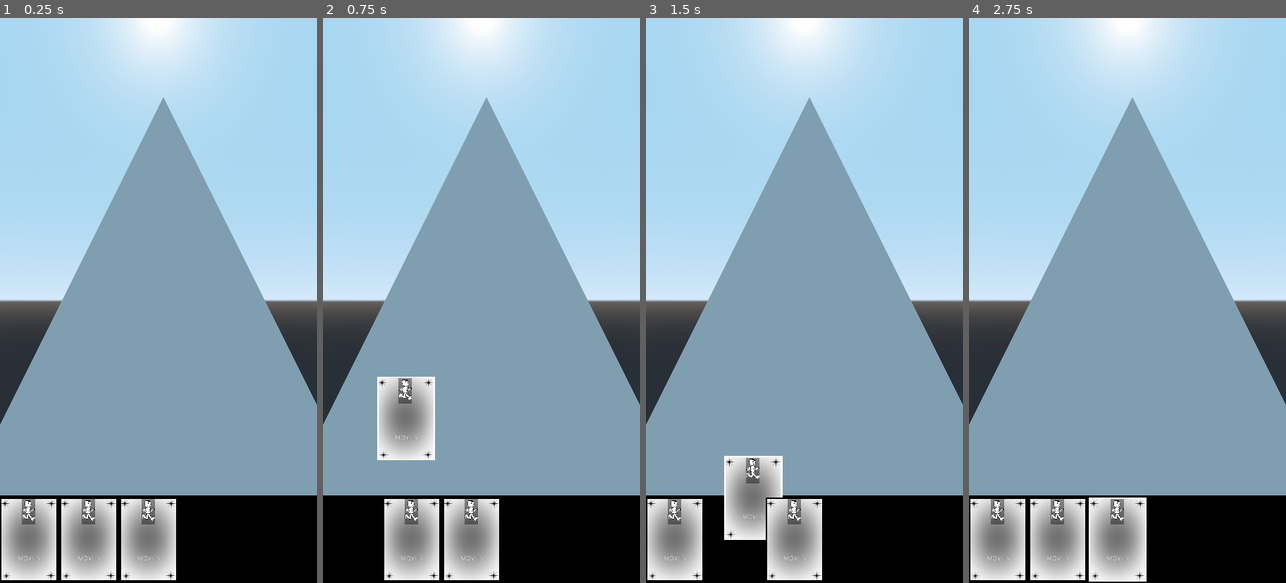
Above: before the commit, frames 1-4 (left to right).
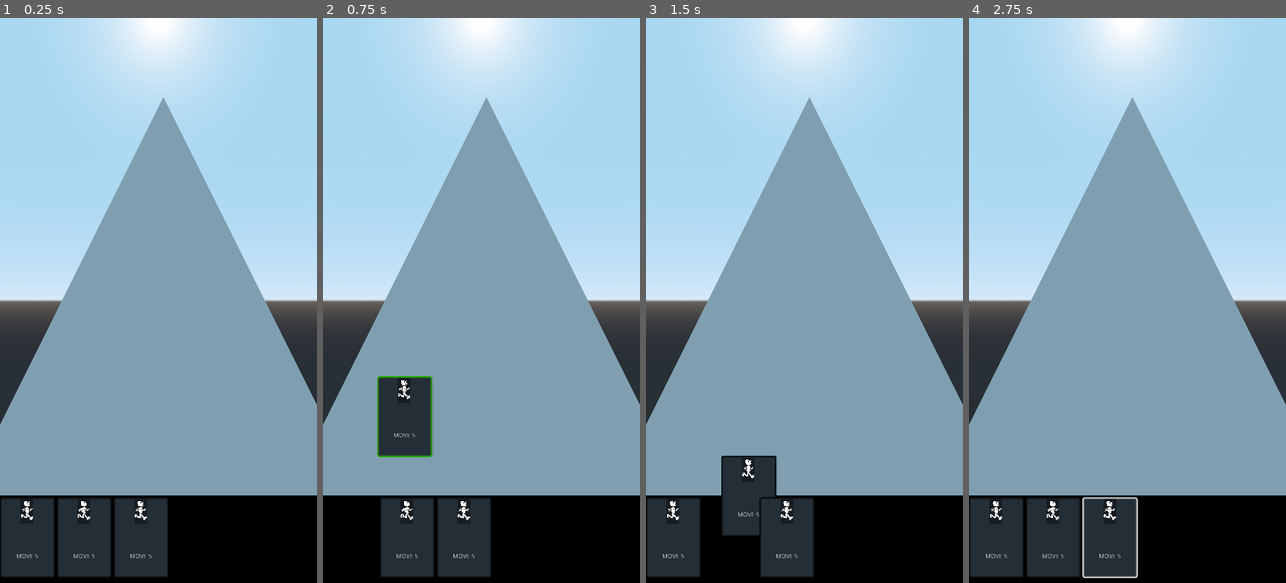
Above: after the commit, the same moments.

Repository: richardbonneau/space-rogue
Game: Godot game, scene res://Scenes/Main.tscn
Two runs of this game, one before a commit and one after it. Both use one fixed random seed, a clock stepped at 60 frames per second and the inputs below.
Inputs (mouse positions are in pixels of both pictures, inside the frame that each line leads up to):
- Up to frame 1 (0.25 s): no input
- Up to frame 2 (0.75 s): tap Enter at 0.5 s; drag from (351, 537) to (513, 176) at 0.52 s
- Up to frame 3 (1.5 s): drag from (734, 537) to (788, 413) at 1.27 s
- Up to frame 4 (2.75 s): move the mouse to (1117, 537) at 2.02 s; click (1117, 537) at 2.17 s

The runs differ from the first frame. In frame 1, 7.8% of the frame differs, in the area x 0-56%, y 85-100%; in frame 2, 8.0%, in the area x 17-56%, y 63-100%; in frame 3, 7.6%; in frame 4, 7.9%.

Commit message:
still working on the deck

Diff:
--- a/Deck/Card.gd
+++ b/Deck/Card.gd
@@ -1,10 +1,13 @@
-extends ColorRect
+extends Panel
 
 var drag_position = null
 var position_before_drag = null
 
+
+
 func _ready():
 	position_before_drag = self.rect_position
+
 
 
 
@@ -20,11 +23,24 @@
 
 	if event is InputEventMouseMotion and drag_position:
 		rect_global_position = get_global_mouse_position() - drag_position
+		if rect_global_position.y < 900:
+			var node_new_style = self.get_stylebox("panel").duplicate()
+			node_new_style.set_border_color(Color("#29be05"))
+			self.add_stylebox_override("panel", node_new_style)
+		else:
+			var node_new_style = self.get_stylebox("panel").duplicate()
+			node_new_style.set_border_color(Color("000"))
+			self.add_stylebox_override("panel", node_new_style)
+
 
 
 func _on_Card_mouse_entered():
-	self.color = "fff"
+	var node_new_style = self.get_stylebox("panel").duplicate()
+	node_new_style.set_border_color(Color("fff"))
+	self.add_stylebox_override("panel", node_new_style)
 
 
 func _on_Card_mouse_exited():
-	self.color = "000"
+	var node_new_style = self.get_stylebox("panel").duplicate()
+	node_new_style.set_border_color(Color("000"))
+	self.add_stylebox_override("panel", node_new_style)
--- a/Deck/Card.tscn
+++ b/Deck/Card.tscn
@@ -1,24 +1,26 @@
-[gd_scene load_steps=4 format=2]
+[gd_scene load_steps=5 format=2]
 
 [ext_resource path="res://Sprites/mockcard.png" type="Texture" id=1]
 [ext_resource path="res://Sprites/stan2.png" type="Texture" id=2]
 [ext_resource path="res://Deck/Card.gd" type="Script" id=3]
+[ext_resource path="res://Deck/CardStyleBox.tres" type="StyleBox" id=4]
 
-[node name="Card" type="ColorRect"]
+[node name="Card" type="Panel"]
+margin_top = 0.44545
 margin_right = 125.0
-margin_bottom = 182.5
-rect_min_size = Vector2( 132, 190 )
-color = Color( 0, 0, 0, 1 )
+margin_bottom = 182.945
+rect_min_size = Vector2( 125, 182.5 )
+mouse_default_cursor_shape = 6
+custom_styles/panel = ExtResource( 4 )
 script = ExtResource( 3 )
 __meta__ = {
 "_edit_use_anchors_": false
 }
 
 [node name="CardFrame" type="TextureRect" parent="."]
-margin_left = 3.36357
-margin_top = 2.52266
-margin_right = 128.364
-margin_bottom = 187.523
+visible = false
+margin_right = 125.0
+margin_bottom = 182.5
 rect_min_size = Vector2( 125, 182.5 )
 texture = ExtResource( 1 )
 expand = true
--- /dev/null
+++ b/Deck/CardStyleBox.tres
@@ -0,0 +1,17 @@
+[gd_resource type="StyleBoxFlat" format=2]
+
+[resource]
+bg_color = Color( 0.145098, 0.184314, 0.219608, 1 )
+border_width_left = 5
+border_width_top = 5
+border_width_right = 5
+border_width_bottom = 5
+border_color = Color( 0, 0, 0, 1 )
+border_blend = true
+corner_radius_top_left = 5
+corner_radius_top_right = 5
+corner_radius_bottom_right = 5
+corner_radius_bottom_left = 5
+shadow_color = Color( 0, 0, 0, 0.113725 )
+shadow_size = 2
+shadow_offset = Vector2( 2, -1 )
--- a/Main.gd
+++ b/Main.gd
@@ -10,5 +10,15 @@
 func _on_Deck_mouse_exited():
 	print("leaving deck",held_object)
 	if held_object:
+		var node_new_style = held_object.get_stylebox("panel").duplicate()
+		node_new_style.set_border_color(Color("#43ce03"))
+		held_object.add_stylebox_override("panel", node_new_style)
 
-		held_object.color = "#43ce03"
+
+
+
+
+
+func _on_ScrollContainer_mouse_exited():
+	print("exit")
+	pass # Replace with function body.
--- a/Scenes/Deck.gd
+++ b/Scenes/Deck.gd
@@ -3,10 +3,4 @@
 
 
 func _ready():
-	fanCards()
-
-func fanCards():
-	for card in self.get_children():
-		print(card.get_size())
-		card.set_size(Vector2(100,100))
-		print(card.get_size())
+	pass
--- a/Scenes/Main.tscn
+++ b/Scenes/Main.tscn
@@ -41,21 +41,24 @@
 }
 
 [node name="Deck" type="HBoxContainer" parent="ColorRect/ScrollContainer"]
-margin_right = 404.0
-margin_bottom = 190.0
+margin_right = 383.0
+margin_bottom = 182.0
 script = ExtResource( 4 )
 
 [node name="Card" parent="ColorRect/ScrollContainer/Deck" instance=ExtResource( 2 )]
-margin_right = 132.0
-margin_bottom = 190.0
+margin_top = 0.0
+margin_bottom = 182.5
 
 [node name="Card2" parent="ColorRect/ScrollContainer/Deck" instance=ExtResource( 2 )]
-margin_left = 136.0
-margin_right = 268.0
-margin_bottom = 190.0
+margin_left = 129.0
+margin_top = 0.0
+margin_right = 254.0
+margin_bottom = 182.5
 
 [node name="Card3" parent="ColorRect/ScrollContainer/Deck" instance=ExtResource( 2 )]
-margin_left = 272.0
-margin_right = 404.0
-margin_bottom = 190.0
-[connection signal="mouse_exited" from="ColorRect" to="." method="_on_Deck_mouse_exited"]
+margin_left = 258.0
+margin_top = 0.0
+margin_right = 383.0
+margin_bottom = 182.5
+[connection signal="tree_exited" from="ColorRect" to="." method="_on_ColorRect_tree_exited"]
+[connection signal="mouse_exited" from="ColorRect/ScrollContainer" to="." method="_on_ScrollContainer_mouse_exited"]
